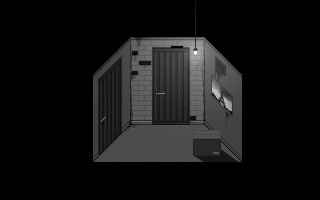
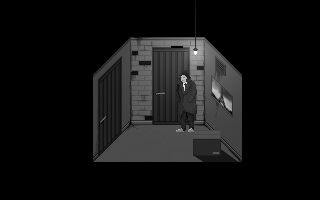
The second 320 × 200 image is a revision of the first. Changes to its layers:
showed "MAVISH.png" over [176, 70, 197, 132]
painted on "ROOM BASE" over [93, 41, 242, 162]
